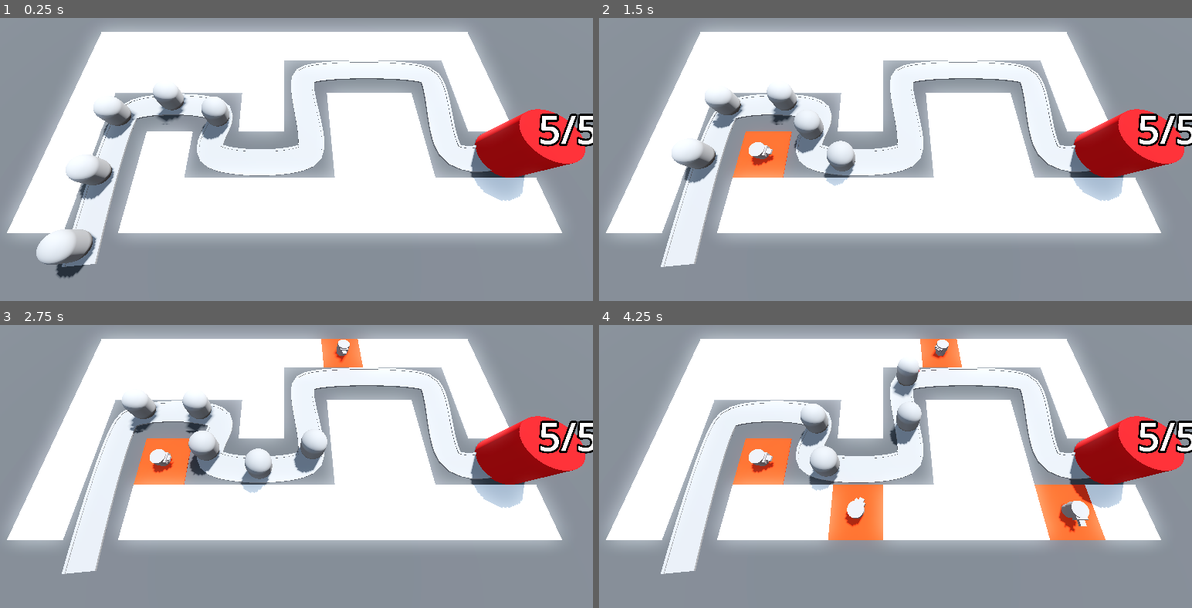
Above: before the commit, frames 1-4 (two rows, left to right).
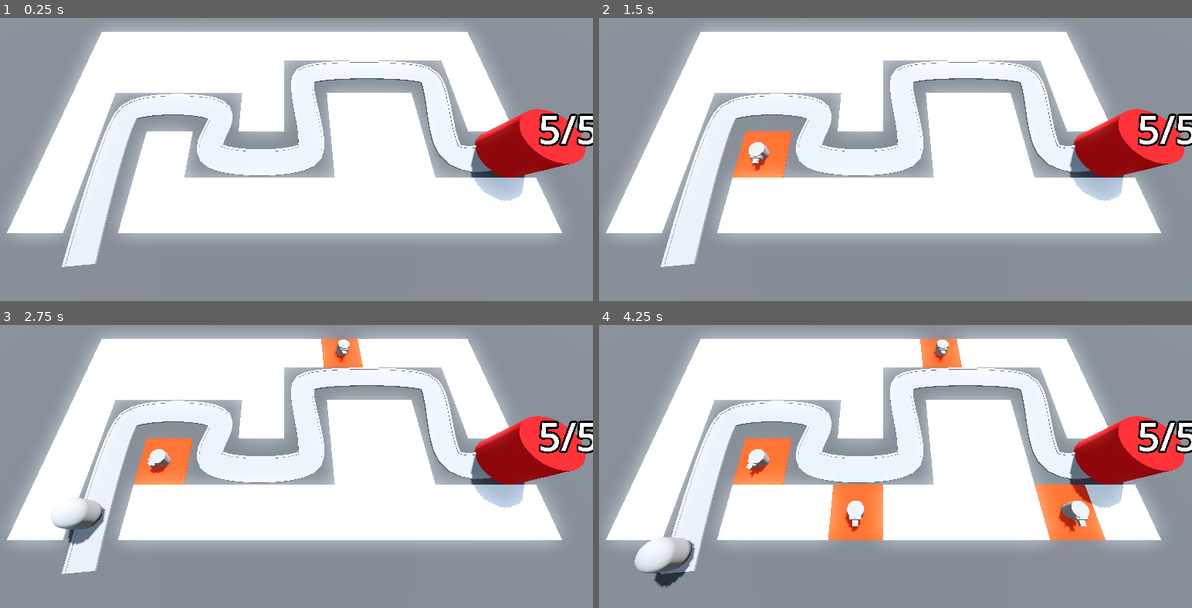
Above: after the commit, the same moments.

Repository: SugarF0x/barblast-3d
Game: Godot game, scene res://BaseLevel.tscn
Same seed, same stepped clock (60 frames per second), same inputs: the game is played once before the commit and once after it.
Inputs (mouse positions are in pixels of both pictures, inside the frame that each line leads up to):
- Up to frame 1 (0.25 s): no input
- Up to frame 2 (1.5 s): move the mouse to (1020, 111) at 0.52 s; click (1020, 111) at 0.6 s; move the mouse to (759, 145) at 1.27 s; click (759, 145) at 1.35 s
- Up to frame 3 (2.75 s): move the mouse to (343, 358) at 2.02 s; click (343, 358) at 2.1 s
- Up to frame 4 (4.25 s): move the mouse to (853, 503) at 2.77 s; click (853, 503) at 2.85 s; move the mouse to (1067, 486) at 3.52 s; click (1067, 486) at 3.6 s

The runs differ from the first frame. In frame 1, 3.3% of the frame differs, in the area x 6-39%, y 24-92%; in frame 2, 2.7%; in frame 3, 3.3%; in frame 4, 3.2%.

Commit message:
add enemy spawn logic

Diff:
--- a/BaseLevel.tscn
+++ b/BaseLevel.tscn
@@ -6,6 +6,7 @@
 [ext_resource type="Script" path="res://TurretManager.gd" id="3_4nxnr"]
 [ext_resource type="PackedScene" uid="uid://bfb4k2ep1dvtl" path="res://Base/base.tscn" id="3_jojtq"]
 [ext_resource type="PackedScene" uid="uid://dlmltvgusbij4" path="res://Turret/turret.tscn" id="4_enpy5"]
+[ext_resource type="Script" path="res://EnemyPath.gd" id="5_885ug"]
 
 [sub_resource type="ProceduralSkyMaterial" id="ProceduralSkyMaterial_mwvmm"]
 sky_horizon_color = Color(0.64625, 0.65575, 0.67075, 1)
@@ -64,6 +65,8 @@
 [node name="EnemyPath" type="Path3D" parent="."]
 unique_name_in_owner = true
 curve = SubResource("Curve3D_yvn7s")
+script = ExtResource("5_885ug")
+enemy_scene = ExtResource("2_wgbja")
 
 [node name="Road" type="CSGPolygon3D" parent="EnemyPath"]
 polygon = PackedVector2Array(-1, 0, -1, 0.1, 1, 0.1, 1, 0)
@@ -104,24 +107,11 @@
 path_u_distance = 1.0
 path_joined = false
 
-[node name="Enemy" parent="EnemyPath" instance=ExtResource("2_wgbja")]
-transform = Transform3D(0.999994, 0, 0, 0, 1, 0, 0, 0, 0.999994, -14, 0, 14)
-
-[node name="Enemy2" parent="EnemyPath" instance=ExtResource("2_wgbja")]
-transform = Transform3D(0.998757, 0, 0.0497227, 0, 1, 0, -0.0497227, 0, 0.998757, -14.3452, 0, 9.01226)
-progress = 5.0
-
-[node name="Enemy3" parent="EnemyPath" instance=ExtResource("2_wgbja")]
-transform = Transform3D(0.998561, 0, -0.0535071, 0, 1, 0, 0.0535071, 0, 0.998561, -14.4087, 0, 4.01436)
-progress = 10.0
-
-[node name="Enemy4" parent="EnemyPath" instance=ExtResource("2_wgbja")]
-transform = Transform3D(0.0692737, 0, -0.997591, 0, 1, 0, 0.997591, 0, 0.0692737, -11.2097, 0, 1.29088)
-progress = 15.0
-
-[node name="Enemy5" parent="EnemyPath" instance=ExtResource("2_wgbja")]
-transform = Transform3D(-0.46583, 0, -0.884867, 0, 1, 0, 0.884867, 0, -0.46583, -6.27649, 0, 1.80655)
-progress = 20.0
+[node name="EnemySpawnTimer" type="Timer" parent="EnemyPath"]
+wait_time = 2.0
+autostart = true
 
 [node name="Base" parent="." instance=ExtResource("3_jojtq")]
 transform = Transform3D(1, 0, 0, 0, 1, 0, 0, 0, 1, 18, 2, 6)
+
+[connection signal="timeout" from="EnemyPath/EnemySpawnTimer" to="EnemyPath" method="_on_enemy_spawn_timer_timeout"]
--- /dev/null
+++ b/EnemyPath.gd
@@ -0,0 +1,10 @@
+extends Path3D
+
+
+@export var enemy_scene: PackedScene
+
+
+func spawn_enemy() -> void: add_child(enemy_scene.instantiate())
+
+
+func _on_enemy_spawn_timer_timeout() -> void: spawn_enemy()
Not shown: 1 places in BaseLevel.tscn that only renumber resources
